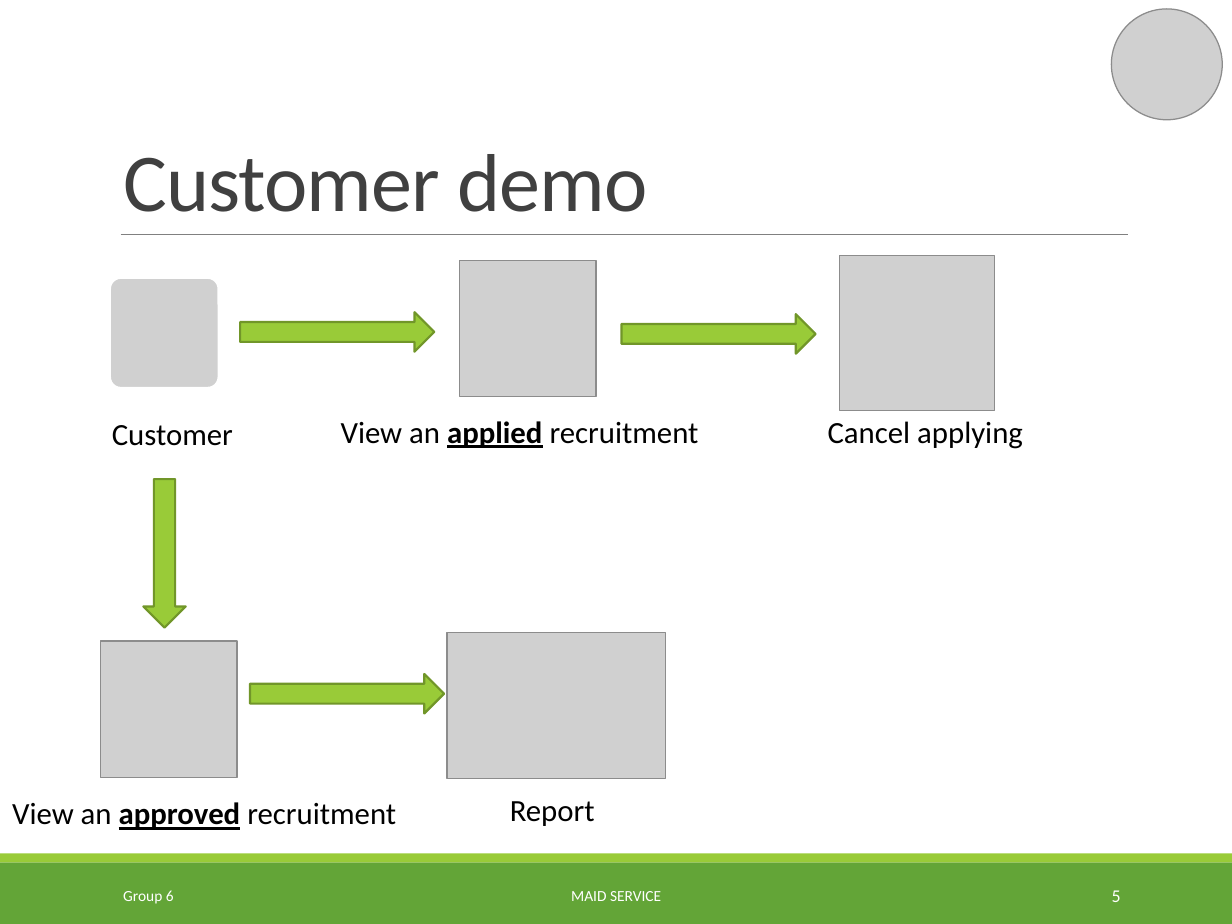
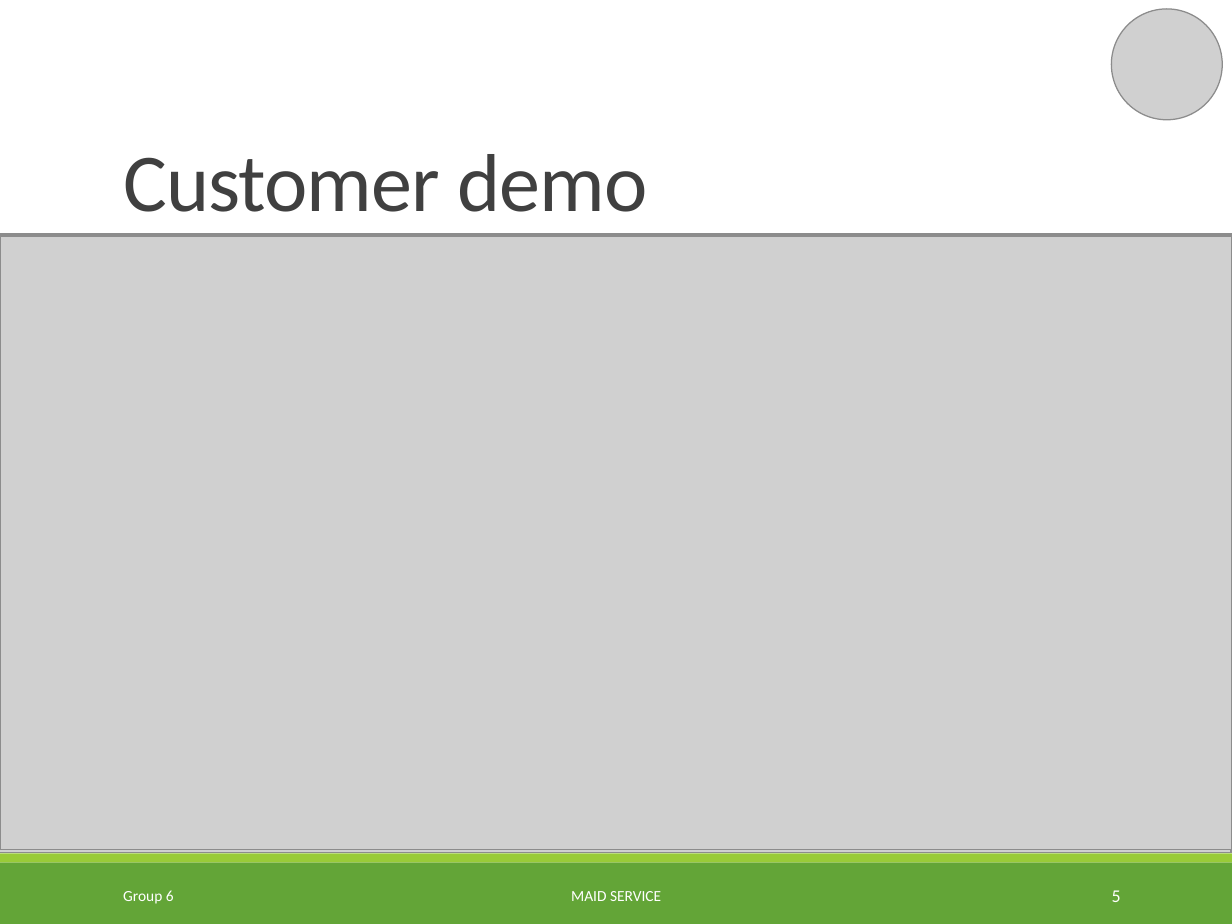
Before and after one commit to TuanBT/ms-website, a slide deck: slide 5 of 06.Personal Archives/02.TuyenMQ/MS_Slide.pptx. Drawn at 1232x924 pixels with LibreOffice and Linux fonts; fonts in the diff are those of the drawing; grey boxes stand for pictures; background and template pictures are left out. Boxes give left, top, right and bottom in pixels: in the first picture for what was removed or moved away, otherwise in the second. Text is boxed around its words. In the diff, an @@ line names an element or a change of style, - is before the commit and + after.

```diff
--- a/06.Personal Archives/02.TuyenMQ/MS_Slide.pptx
+++ b/06.Personal Archives/02.TuyenMQ/MS_Slide.pptx
@@ picture added at [0, 234, 1232, 853] @@
@@ picture added at [0, 237, 1232, 853] @@
@@ picture added at [0, 234, 1232, 850] @@
@@ picture added at [0, 234, 1231, 853] @@
@@ picture added at [0, 237, 1232, 850] @@
@@ picture removed at [460, 261, 596, 398] @@
@@ picture removed at [840, 256, 995, 411] @@
@@ picture removed at [110, 278, 218, 388] @@
@@ right arrow removed at [240, 312, 435, 351] @@
@@ right arrow removed at [621, 314, 816, 354] @@
@@ text removed at [112, 425, 233, 446] @@
-Customer
@@ text removed at [341, 421, 699, 448] @@
-View an applied recruitment
@@ text removed at [828, 421, 1023, 449] @@
-Cancel applying
@@ down arrow removed at [143, 479, 185, 628] @@
@@ picture removed at [101, 641, 238, 777] @@
@@ picture removed at [447, 633, 665, 779] @@
@@ right arrow removed at [250, 674, 445, 713] @@
@@ text removed at [510, 801, 595, 826] @@
-Report
```
Also in this commit, not shown: 1 other slide changed.
